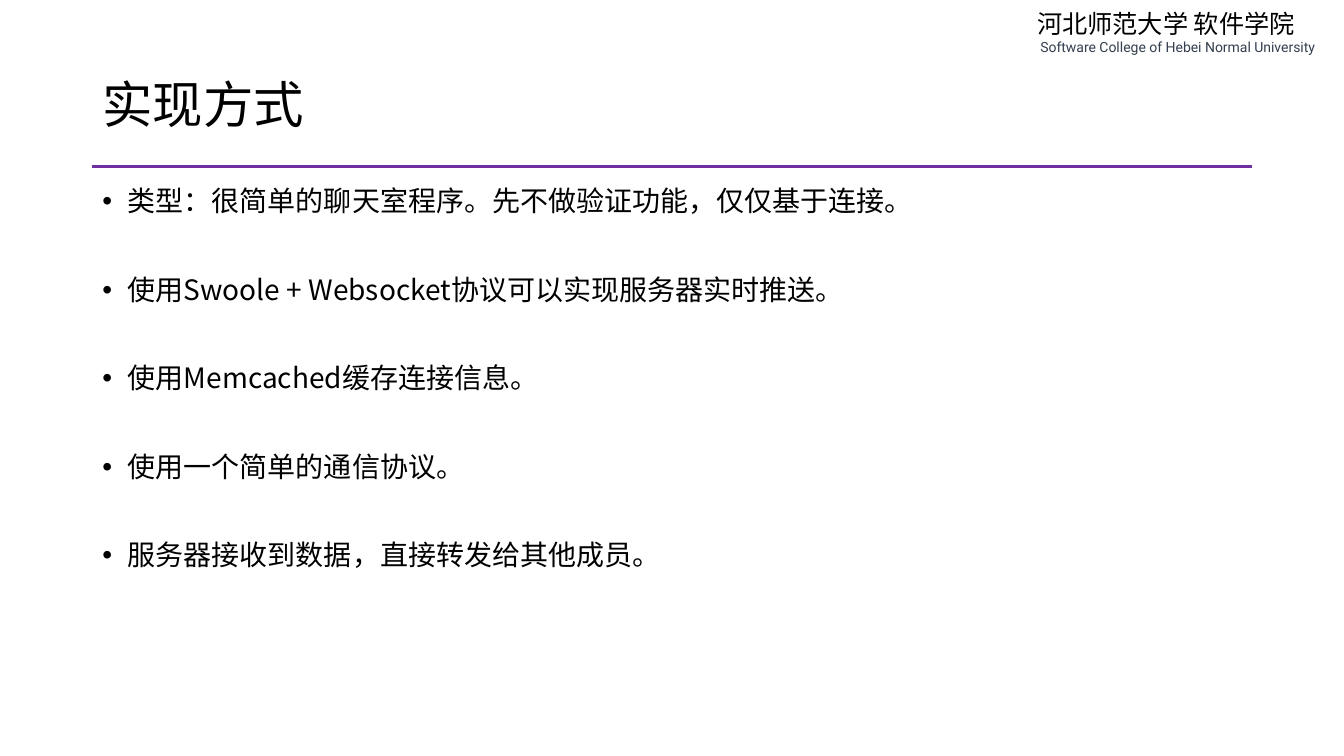
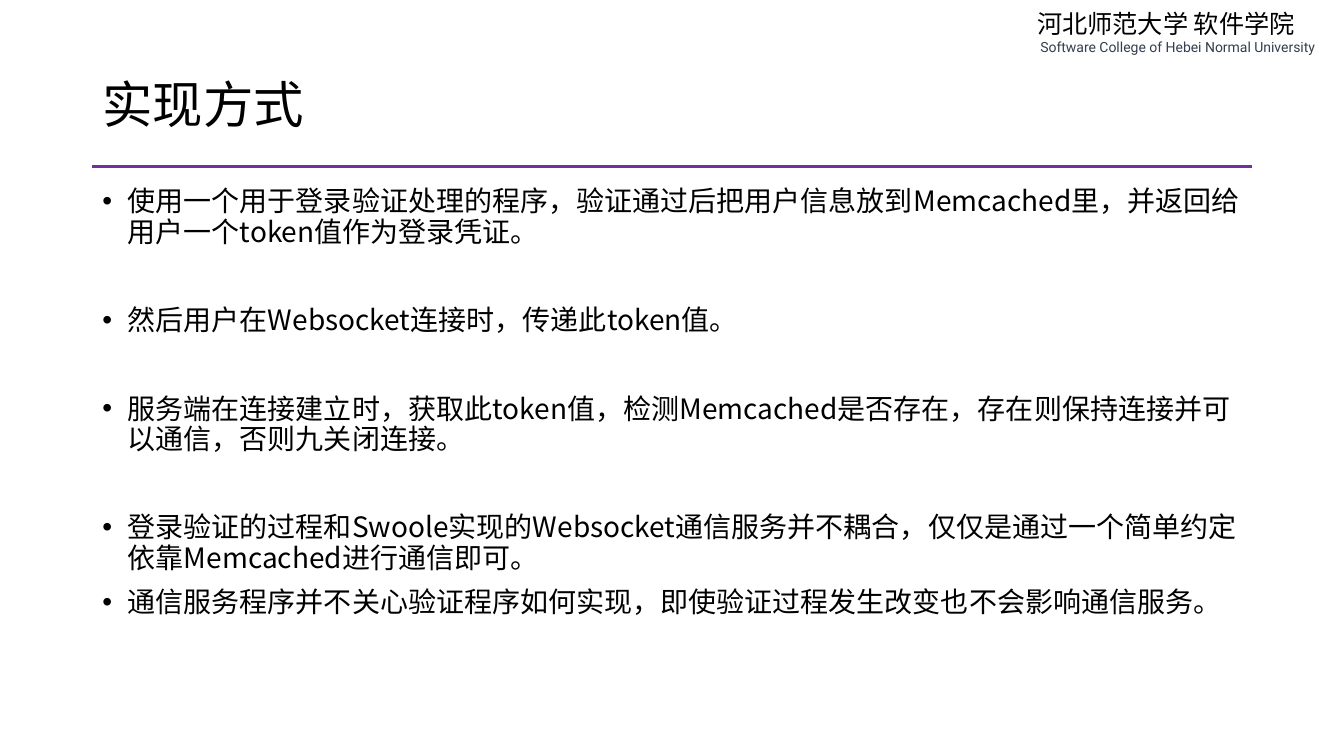
Before and after one commit to edu2act/course-php-serverside-development-on-linux, a slide deck: slide 2 of materials/slides/ch11-add-auth-to-message-server.pptx. Drawn at 1344x756 pixels with LibreOffice and Linux fonts; fonts in the diff are those of the drawing. Boxes give left, top, right and bottom in pixels: in the first picture for what was removed or moved away, otherwise in the second. Text is boxed around its words. In the diff, an @@ line names an element or a change of style, - is before the commit and + after.

```diff
--- a/materials/slides/ch11-add-auth-to-message-server.pptx
+++ b/materials/slides/ch11-add-auth-to-message-server.pptx
@@ text at <box>128,187,1240,615</box>: text changed @@
-• 类型：很简单的聊天室程序。先不做验证功能，仅仅基于连接。
-• 使用Swoole + Websocket协议可以实现服务器实时推送。
-• 使用Memcached缓存连接信息。
-• 使用一个简单的通信协议。
-• 服务器接收到数据，直接转发给其他成员。
+• 使用一个用于登录验证处理的程序，验证通过后把用户信息放到Memcached里，并返回给用户一个token值作为登录凭证。
+• 然后用户在Websocket连接时，传递此token值。
+• 服务端在连接建立时，获取此token值，检测Memcached是否存在，存在则保持连接并可以通信，否则九关闭连接。
+• 登录验证的过程和Swoole实现的Websocket通信服务并不耦合，仅仅是通过一个简单约定依靠Memcached进行通信即可。
+• 通信服务程序并不关心验证程序如何实现，即使验证过程发生改变也不会影响通信服务。
```
Also in this commit, not shown: 5 other slides changed, 3 slides added, 4 slides removed, 3 other files.
